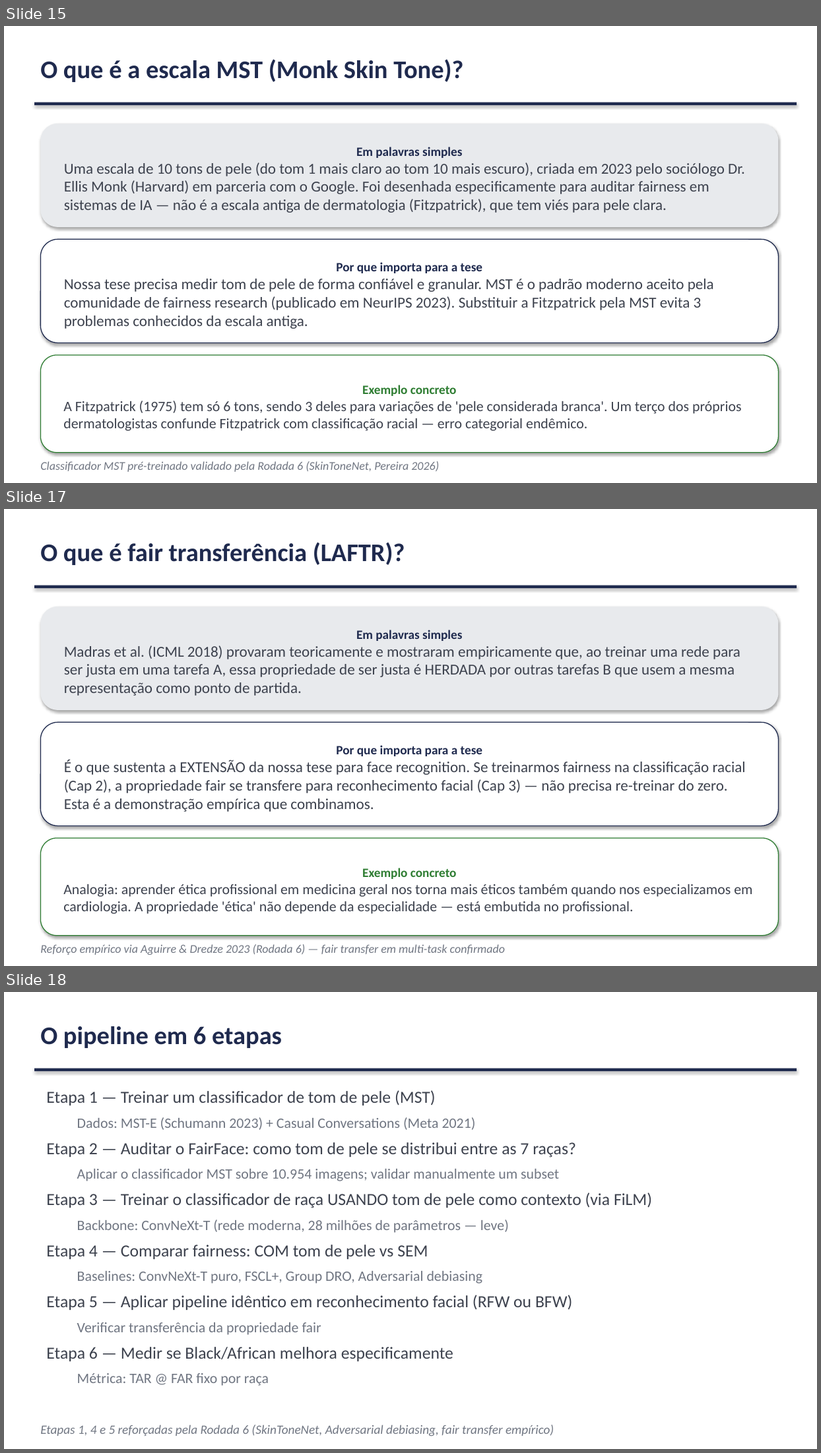
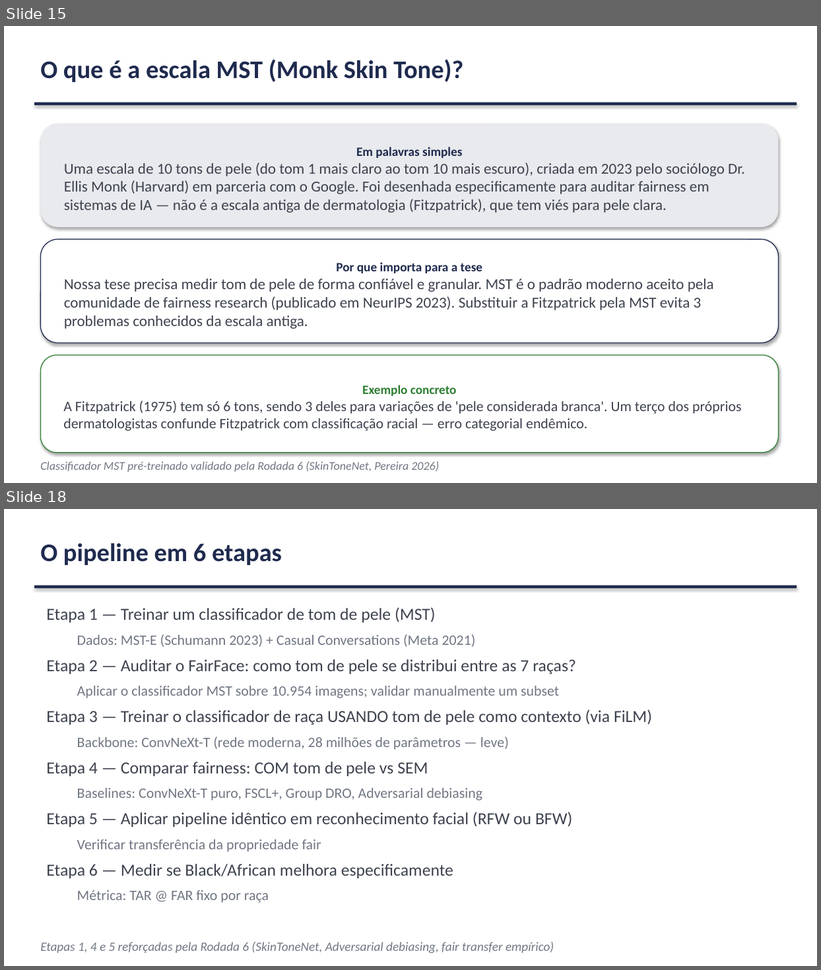
Before and after one commit to marcellozzetti/Facial-Recognition-Models-Mitigating-Bias, a slide deck: docs/ativo/material_reuniao_orientador_v3.2.1.pptx. Shown one above the other, each under a label of ours: slides 15, 17 and 18 before the commit, slides 15 and 18 after it; the slides between them are not shown. The pictures are 821x1453 and 821x970 pixels, drawn with LibreOffice and Linux fonts; fonts in the diff are those of the drawing. Boxes give left, top, right and bottom in pixels: in the first picture for what was removed or moved away, otherwise in the second. Text is boxed around its words. In the diff, an @@ line names an element or a change of style, - is before the commit and + after.

```diff
--- a/docs/ativo/material_reuniao_orientador_v3.2.1.pptx
+++ b/docs/ativo/material_reuniao_orientador_v3.2.1.pptx
@@ slide 17 removed at (4, 509, 817, 966), background #FFFFFF @@
@@ text removed at (40, 542, 405, 565) @@
-O que é fair transferência (LAFTR)?
@@ rectangle removed at (34, 586, 797, 588) @@
@@ rounded rectangle removed at (40, 607, 779, 710) @@
-Em palavras simples
-Madras et al. (ICML 2018) provaram teoricamente e mostraram empiricamente que, ao treinar uma rede para ser justa em uma tarefa A, essa propriedade de ser justa é HERDADA por outras tarefas B que usem a mesma representação como ponto de partida.
@@ rounded rectangle removed at (40, 722, 779, 826) @@
-Por que importa para a tese
-É o que sustenta a EXTENSÃO da nossa tese para face recognition. Se treinarmos fairness na classificação racial (Cap 2), a propriedade fair se transfere para reconhecimento facial (Cap 3) — não precisa re-treinar do zero. Esta é a demonstração empírica que combinamos.
@@ rounded rectangle removed at (40, 838, 779, 936) @@
-Exemplo concreto
-Analogia: aprender ética profissional em medicina geral nos torna mais éticos também quando nos especializamos em cardiologia. A propriedade 'ética' não depende da especialidade — está embutida no profissional.
@@ text removed at (40, 945, 505, 955) @@
-Reforço empírico via Aguirre & Dredze 2023 (Rodada 6) — fair transfer em multi-task confirmado
```
Also in this commit, not shown: 3 slides changed, 2 slides added, 1 other slide removed, 1 other file.
